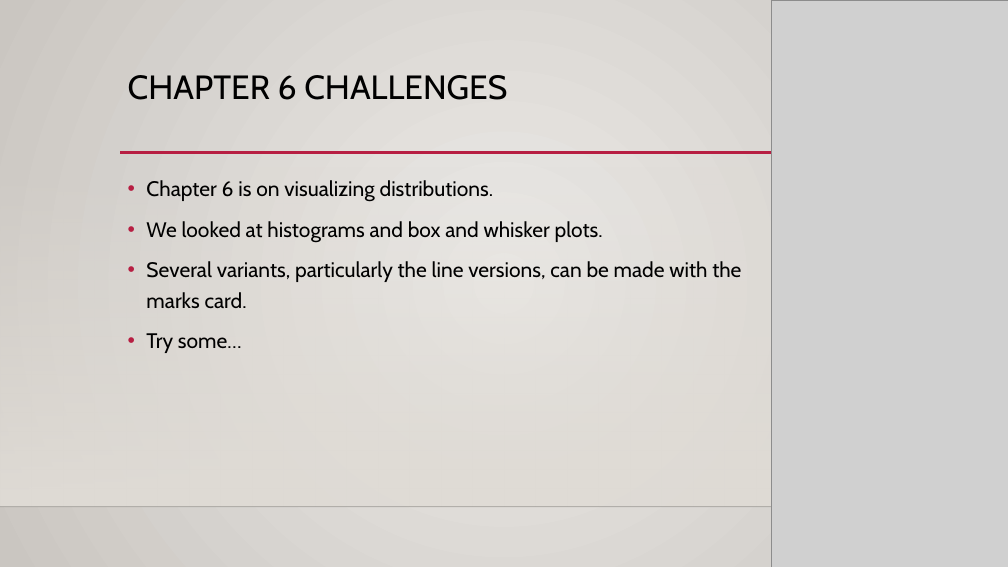
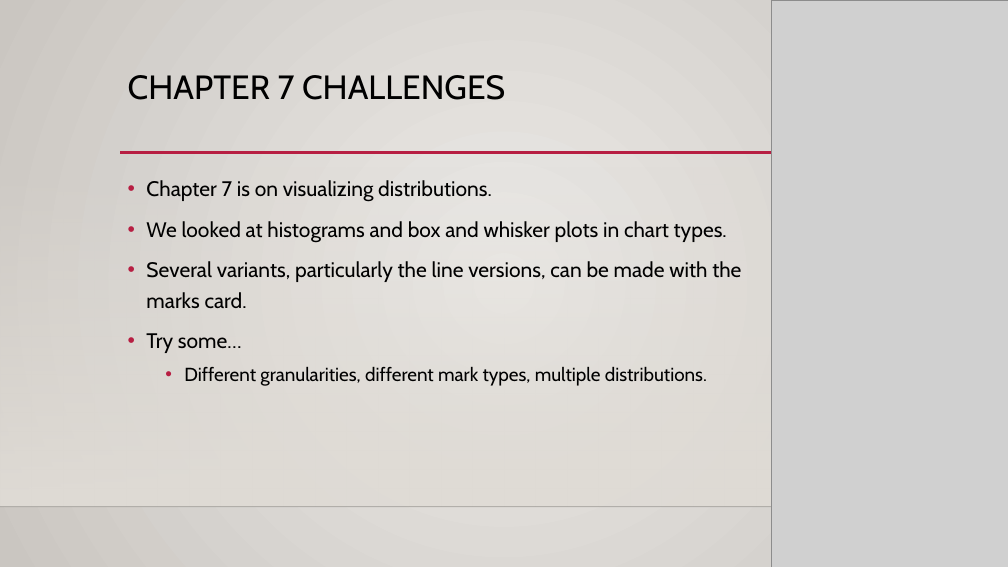
Before and after one commit to AkeemSemper/ml_datasets, a slide deck: slide 3 of slides/chapter_6_joins.pptx (slide 2 before the commit). Drawn at 1008x567 pixels with LibreOffice and Linux fonts; fonts in the diff are those of the drawing; grey boxes stand for pictures; background and template pictures are left out. Boxes give left, top, right and bottom in pixels: in the first picture for what was removed or moved away, otherwise in the second. Text is boxed around its words. In the diff, an @@ line names an element or a change of style, - is before the commit and + after.

Commit message:
up

```diff
--- a/slides/chapter_6_joins.pptx
+++ b/slides/chapter_6_joins.pptx
@@ title at (128,75,505,100): text changed @@
-CHAPTER 6 CHALLENGES
+CHAPTER 7 CHALLENGES
@@ text at (146,180,727,243): text changed @@
-• Chapter 6 is on visualizing distributions.
-• We looked at histograms and box and whisker plots.
+• Chapter 7 is on visualizing distributions.
+• We looked at histograms and box and whisker plots in chart types.
@@ text at (184,367,707,386): paragraph added @@
+  • Different granularities, different mark types, multiple distributions.
```
Also in this commit, not shown: 2 other slides changed, 2 slides added, 1 slide removed.
